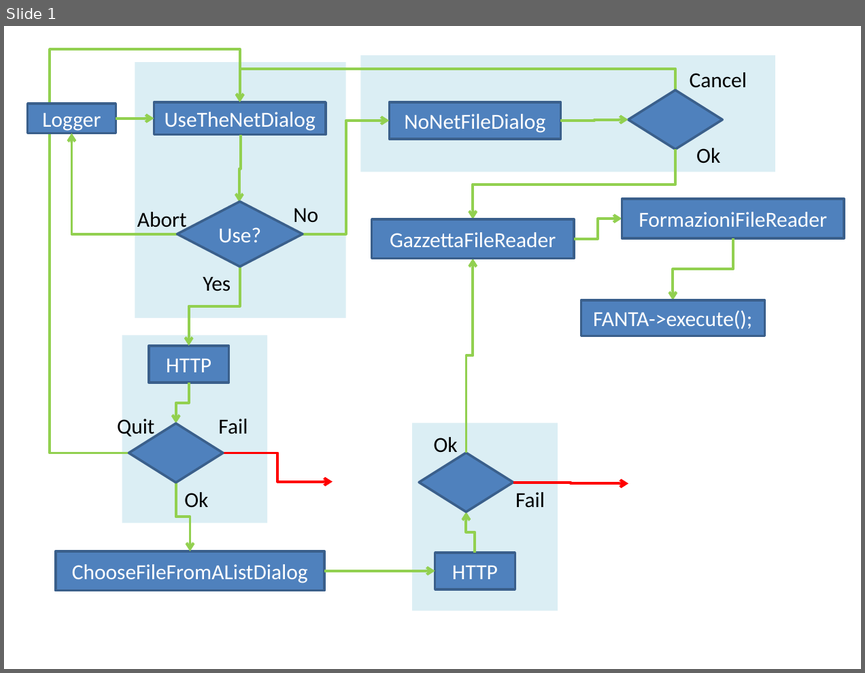
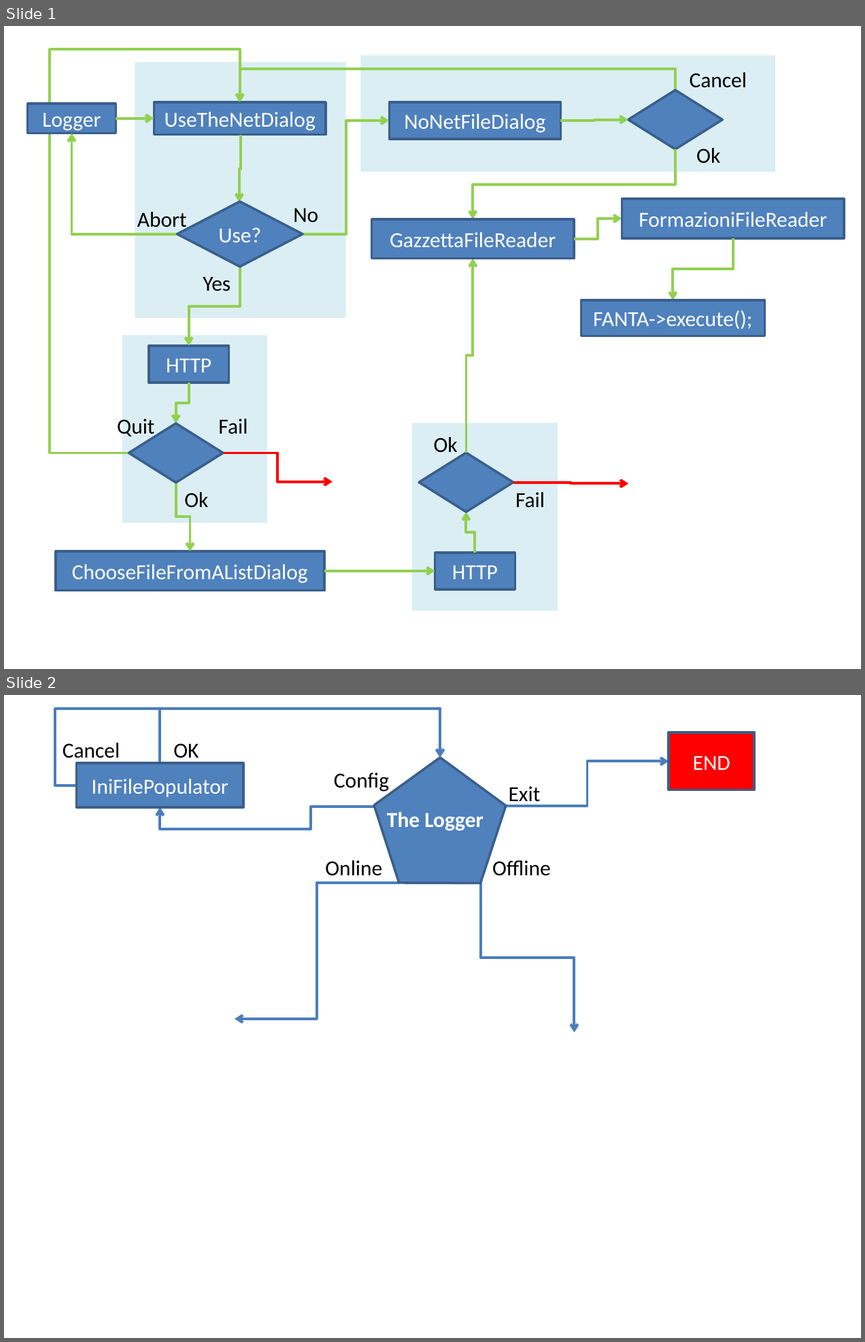
Before and after one commit to wdastru/FantaCalcGui, a slide deck: FlowDiagram.pptx. Shown one above the other, each under a label of ours: slide 1 before the commit, slides 1 and 2 after it. The pictures are 865x673 and 865x1342 pixels, drawn with LibreOffice and Linux fonts; fonts in the diff are those of the drawing. Boxes give left, top, right and bottom in pixels: in the first picture for what was removed or moved away, otherwise in the second. Text is boxed around its words. In the diff, an @@ line names an element or a change of style, - is before the commit and + after.

```diff
--- a/FlowDiagram.pptx
+++ b/FlowDiagram.pptx
@@ slide 2 added at [4,695,861,1338], background #FFFFFF @@
@@ elbow arrow added from (77, 785) to (440, 758), #4B7EBC 2.25 pt @@
@@ elbow arrow added from (160, 764) to (440, 758), #4B7EBC 2.25 pt @@
@@ rectangle added at [669,732,755,790], fill #FF0000, outline #3A5F8C 2 pt, 18 pt, text #FFFFFF @@
+END
@@ text added at [62,743,120,763], 18 pt, text #000000 @@
+Cancel
@@ text added at [173,743,198,763], 18 pt, text #000000 @@
+OK
@@ rectangle added at [77,764,244,807], fill #4F81BD, outline #3A5F8C 2 pt, 18 pt, text #FFFFFF @@
+IniFilePopulator
@@ elbow arrow added from (506, 806) to (669, 761), #4B7EBC 2.25 pt @@
@@ group added at [325,743,551,921]: 5 texts, 1 pentagon @@
+The Logger
+Config
+Online
+Offline
+Exit
@@ elbow arrow added from (374, 804) to (160, 807), #4B7EBC 2.25 pt @@
@@ elbow arrow added from (399, 883) to (235, 1019), #4B7EBC 2.25 pt @@
@@ elbow arrow added from (481, 883) to (574, 1032), #4B7EBC 2.25 pt @@
```
Also in this commit, not shown: 5 other files.
